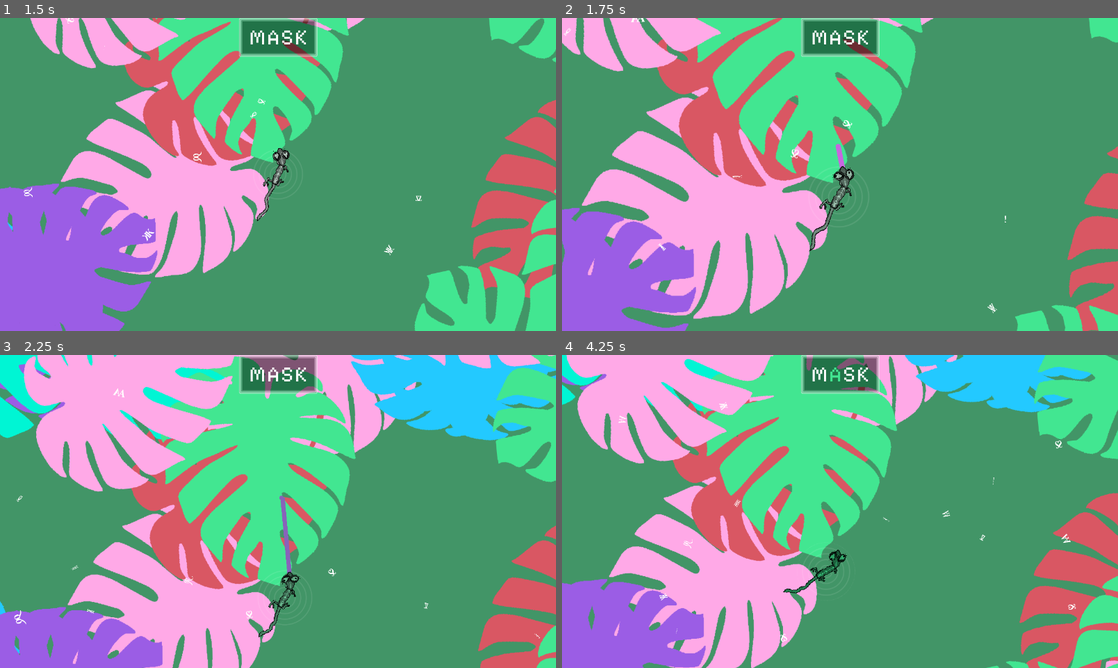
Above: before the commit, frames 1-4 (two rows, left to right).
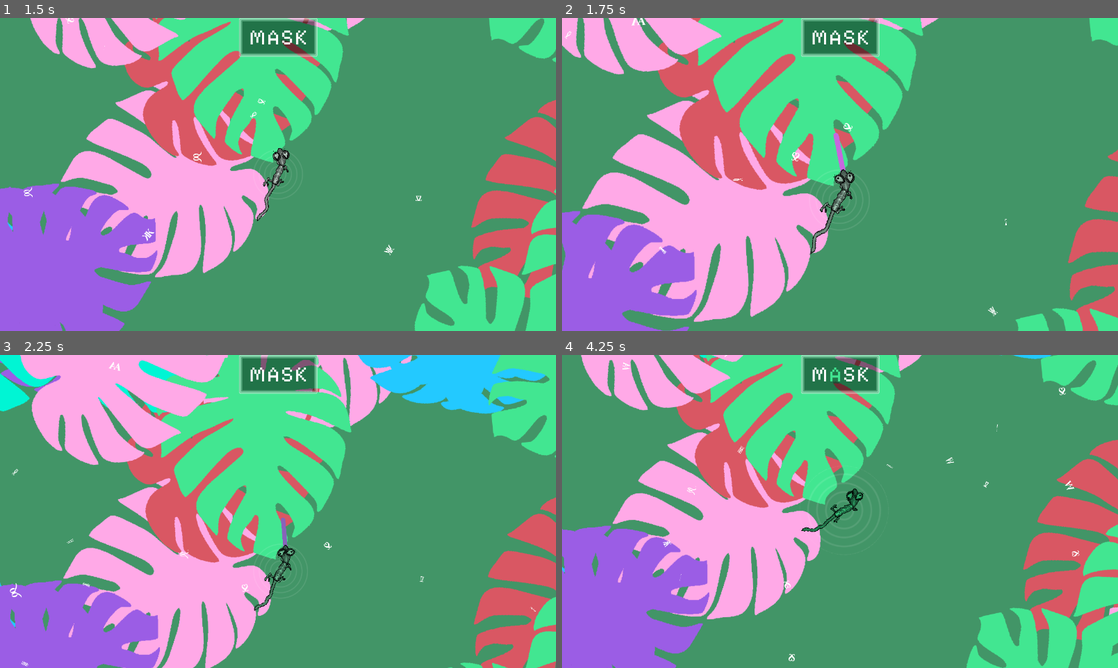
Above: after the commit, the same moments.

Repository: bjornarprytz/mask
Game: Godot game, scene res://entry.tscn
The game is run twice, just before and just after one commit, with the same random seed, the same clock (stepped at 60 frames per second) and the same inputs.
Inputs (mouse positions are in pixels of both pictures, inside the frame that each line leads up to):
- Up to frame 1 (1.5 s): click "Start" at 0.5 s; move the mouse to (255, 36) at 1.27 s; hold Right (ui_right) from 1.28 s (still down); hold Space (chamele) from 1.28 s (still down)
- Up to frame 2 (1.75 s): keep holding Right (ui_right); keep holding Space (chamele); click (817, 36) at 1.55 s
- Up to frame 3 (2.25 s): move the mouse to (272, 373) at 2.02 s; release Right (ui_right) at 2.03 s; release Space (chamele) at 2.03 s; hold Down (ui_down) from 2.03 s (still down); click (272, 373) at 2.1 s
- Up to frame 4 (4.25 s): tap Space (chamele) at 2.3, 3.8 s; move the mouse to (851, 373) at 2.77 s; release Down (ui_down) at 2.78 s; hold Right (ui_right) 2.78-3.53 s; hold Space (chamele) 2.78-3.53 s; click (851, 373) at 3.05 s; move the mouse to (862, 373) at 3.52 s; hold Up (ui_up) from 3.53 s (still down); click (862, 373) at 3.6 s

Frame 1 is identical in both runs. In frame 2, 8.1% of the frame differs, in the area x 0-100%, y 0-100%; in frame 3, 32%; in frame 4, 42%.

Commit message:
fix some bugs

Diff:
--- a/src/chameleonardo/chameleonardo.gd
+++ b/src/chameleonardo/chameleonardo.gd
@@ -56,12 +56,13 @@
 	var areas = chamele_sense.get_overlapping_areas()
 
 	areas.reverse()
+	var highest_feature : Feature = null
 	for area in areas:
 		if area.owner is Feature:
-			print("Found feature %s" % area.owner)
-			return area.owner
+			if highest_feature == null or area.owner.get_index() > highest_feature.get_index():
+				highest_feature = area.owner as Feature
 
-	return null
+	return highest_feature
 
 
 func _move_body(delta: float) -> void:
--- a/src/chameleonardo/tongue.gd
+++ b/src/chameleonardo/tongue.gd
@@ -5,7 +5,7 @@
 @onready var ball: Sprite2D = %Ball
 @onready var hitbox: Area2D = %Hitbox
 
-@export var duration: float = .5
+@export var duration: float = .3
 var target_vector: Vector2
 var tween: Tween
 
@@ -16,37 +16,37 @@
 var is_done = false
 
 func _process(_delta: float) -> void:
-	# Rotate the tongue towards the target vector
-	if target_vector != Vector2.ZERO:
-		global_rotation = target_vector.angle()
+    # Rotate the tongue towards the target vector
+    if target_vector != Vector2.ZERO:
+        global_rotation = target_vector.angle()
 
 func shoot(global_target: Vector2):
-	hitbox.monitoring = true
-	target_vector = global_target - global_position
-	var distance = target_vector.length()
-	# tween the tounge toward target
-	tween = create_tween().set_parallel()
-	tween.tween_property(stretch, "size:x", distance, duration)
-	tween.tween_property(ball, "global_position", global_target, duration)
-	tween.chain()
-	tween.tween_callback(_retract)
+    hitbox.monitoring = true
+    target_vector = global_target - global_position
+    var distance = target_vector.length()
+    # tween the tounge toward target
+    tween = create_tween().set_parallel()
+    tween.tween_property(stretch, "size:x", distance, duration)
+    tween.tween_property(ball, "global_position", global_target, duration)
+    tween.chain()
+    tween.tween_callback(_retract)
 
 func _on_hitbox_area_entered(area: Area2D) -> void:
-	if (area.owner is Fly):
-		hit.emit(area.owner)
-		_retract()
+    if (area.owner is Fly):
+        hit.emit(area.owner)
+        _retract()
 
 func _retract():
-	if tween:
-		tween.kill()
-	tween = create_tween()
-	tween.tween_property(stretch, "size:x", 0, duration)
-	tween.set_parallel()
-	tween.tween_property(ball, "position", Vector2.ZERO, duration)
-	tween.chain()
-	tween.tween_callback(_on_retracted)
+    if tween:
+        tween.kill()
+    tween = create_tween()
+    tween.tween_property(stretch, "size:x", 0, duration)
+    tween.set_parallel()
+    tween.tween_property(ball, "position", Vector2.ZERO, duration)
+    tween.chain()
+    tween.tween_callback(_on_retracted)
 
 func _on_retracted():
-	retracted.emit()
-	done.emit()
-	is_done = true
+    retracted.emit()
+    done.emit()
+    is_done = true
--- a/src/main.gd
+++ b/src/main.gd
@@ -17,8 +17,15 @@
 func _ready() -> void:
 	Events.game = self
 	current_word = word_pool.pick_random()
+	word_pool.erase(current_word)
 	word_game.set_target(current_word)
 
 
 func _on_word_game_word_completed() -> void:
-	Events.game_over.emit()
+
+	if word_pool.size() == 0:
+		Events.game_over.emit(true)
+		return
+	current_word = word_pool.pick_random()
+	word_pool.erase(current_word)
+	word_game.set_target(current_word)
--- a/src/word_target.gd
+++ b/src/word_target.gd
@@ -9,7 +9,7 @@
 
 func _on_hit_letter(letter: String) -> void:
 	for child in letters.get_children():
-		if child.text == letter and not child.is_scored:
+		if child.text == letter.to_upper() and not child.is_scored:
 			child.score(Events.game.chameleonardo.modulate)
 			break
 
@@ -25,6 +25,6 @@
 		await child.end()
 	for c in word:
 		var block = preload("res://letter_block.tscn").instantiate() as LetterBlock
-		block.text = c
+		block.text = c.to_upper()
 		await get_tree().create_timer(.1).timeout
 		letters.add_child(block)
--- a/src/world/world.gd
+++ b/src/world/world.gd
@@ -11,65 +11,65 @@
 var current_segment_coord: Vector2i
 
 func _ready() -> void:
-    current_segment_coord = get_segment_coords_at_position(chameleonardo.global_position)
+	current_segment_coord = get_segment_coords_at_position(chameleonardo.global_position)
 
-    for x in range(current_segment_coord.x - 1, current_segment_coord.x + 2):
-        for y in range(current_segment_coord.y - 1, current_segment_coord.y + 2):
-            create_or_wake_up_segment_at_coords(Vector2i(x, y))
+	for x in range(current_segment_coord.x - 1, current_segment_coord.x + 2):
+		for y in range(current_segment_coord.y - 1, current_segment_coord.y + 2):
+			create_or_wake_up_segment_at_coords(Vector2i(x, y))
 
 
 var elapsed_time: float = 0.0
 
 func _process(_delta: float) -> void:
-    var new_segment_coord = get_segment_coords_at_position(chameleonardo.global_position)
-    if new_segment_coord != current_segment_coord:
-        # Hibernate segments that are no longer in the 3x3 grid
-        for coord in segments.keys():
-            if coord.x < new_segment_coord.x - 1 or coord.x > new_segment_coord.x + 1 or coord.y < new_segment_coord.y - 1 or coord.y > new_segment_coord.y + 1:
-                hibernate_at_coords(coord)
+	var new_segment_coord = get_segment_coords_at_position(chameleonardo.global_position)
+	if new_segment_coord != current_segment_coord:
+		# Hibernate segments that are no longer in the 3x3 grid
+		for coord in segments.keys():
+			if coord.x < new_segment_coord.x - 1 or coord.x > new_segment_coord.x + 1 or coord.y < new_segment_coord.y - 1 or coord.y > new_segment_coord.y + 1:
+				hibernate_at_coords(coord)
 
-        # Create or wake up segments in the new 3x3 grid
-        for x in range(new_segment_coord.x - 1, new_segment_coord.x + 2):
-            for y in range(new_segment_coord.y - 1, new_segment_coord.y + 2):
-                create_or_wake_up_segment_at_coords(Vector2i(x, y))
+		# Create or wake up segments in the new 3x3 grid
+		for x in range(new_segment_coord.x - 1, new_segment_coord.x + 2):
+			for y in range(new_segment_coord.y - 1, new_segment_coord.y + 2):
+				create_or_wake_up_segment_at_coords(Vector2i(x, y))
 
-        current_segment_coord = new_segment_coord
+		current_segment_coord = new_segment_coord
 
-    elapsed_time += _delta
-    if elapsed_time >= spawn_interval:
-        elapsed_time = 0.0
-        # Spawn 10 flies in a band around the player
-        for i in range(spawn_wave_size):
-            var angle = randf_range(0, TAU)
-            var distance = randf_range(800.0, 1000.0)
-            var spawn_pos = chameleonardo.global_position + Vector2.RIGHT.rotated(angle) * distance
-            var fly = Create.fly()
-            get_tree().root.call_deferred("add_child", fly)
-            fly.global_position = spawn_pos
+	elapsed_time += _delta
+	if elapsed_time >= spawn_interval:
+		elapsed_time = 0.0
+		# Spawn 10 flies in a band around the player
+		for i in range(spawn_wave_size):
+			var angle = randf_range(0, TAU)
+			var distance = randf_range(800.0, 1000.0)
+			var spawn_pos = chameleonardo.global_position + Vector2.RIGHT.rotated(angle) * distance
+			var fly = Create.fly()
+			get_tree().root.call_deferred("add_child", fly)
+			fly.global_position = spawn_pos
 
 
 func get_segment_coords_at_position(pos: Vector2i) -> Vector2i:
-    return Vector2i(
-        floor(pos.x / WorldSegment.SEGMENT_SIZE.x),
-        floor(pos.y / WorldSegment.SEGMENT_SIZE.y)
-    )
+	return Vector2i(
+		floor(pos.x / WorldSegment.SEGMENT_SIZE.x),
+		floor(pos.y / WorldSegment.SEGMENT_SIZE.y)
+	)
 
 func get_segment_at_position(pos: Vector2i) -> WorldSegment:
-    var segment_coords = get_segment_coords_at_position(pos)
-    if segments.has(segment_coords):
-        return segments[segment_coords]
-    return null
+	var segment_coords = get_segment_coords_at_position(pos)
+	if segments.has(segment_coords):
+		return segments[segment_coords]
+	return null
 
 func hibernate_at_coords(coords: Vector2i) -> void:
-    if segments.has(coords):
-        segments[coords].hibernate()
+	if segments.has(coords):
+		segments[coords].hibernate()
 
 func create_or_wake_up_segment_at_coords(coords: Vector2i) -> void:
-    if segments.has(coords):
-        segments[coords].wake_up()
-        return
+	if segments.has(coords):
+		segments[coords].wake_up()
+		return
 
-    var segment = preload("res://world/world_segment.tscn").instantiate() as WorldSegment
-    segment.position = (Vector2(coords) * WorldSegment.SEGMENT_SIZE)
-    add_child(segment)
-    segments[coords] = segment
+	var segment = preload("res://world/world_segment.tscn").instantiate() as WorldSegment
+	segment.position = (Vector2(coords) * WorldSegment.SEGMENT_SIZE)
+	add_child(segment)
+	segments[coords] = segment
Not shown, changed: readme.md
